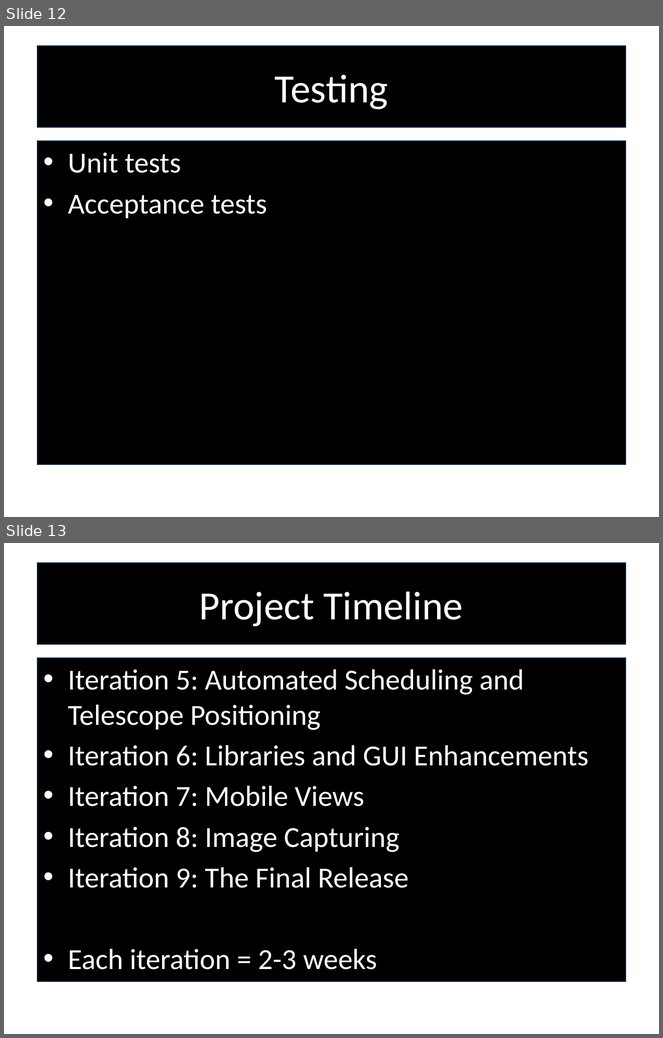
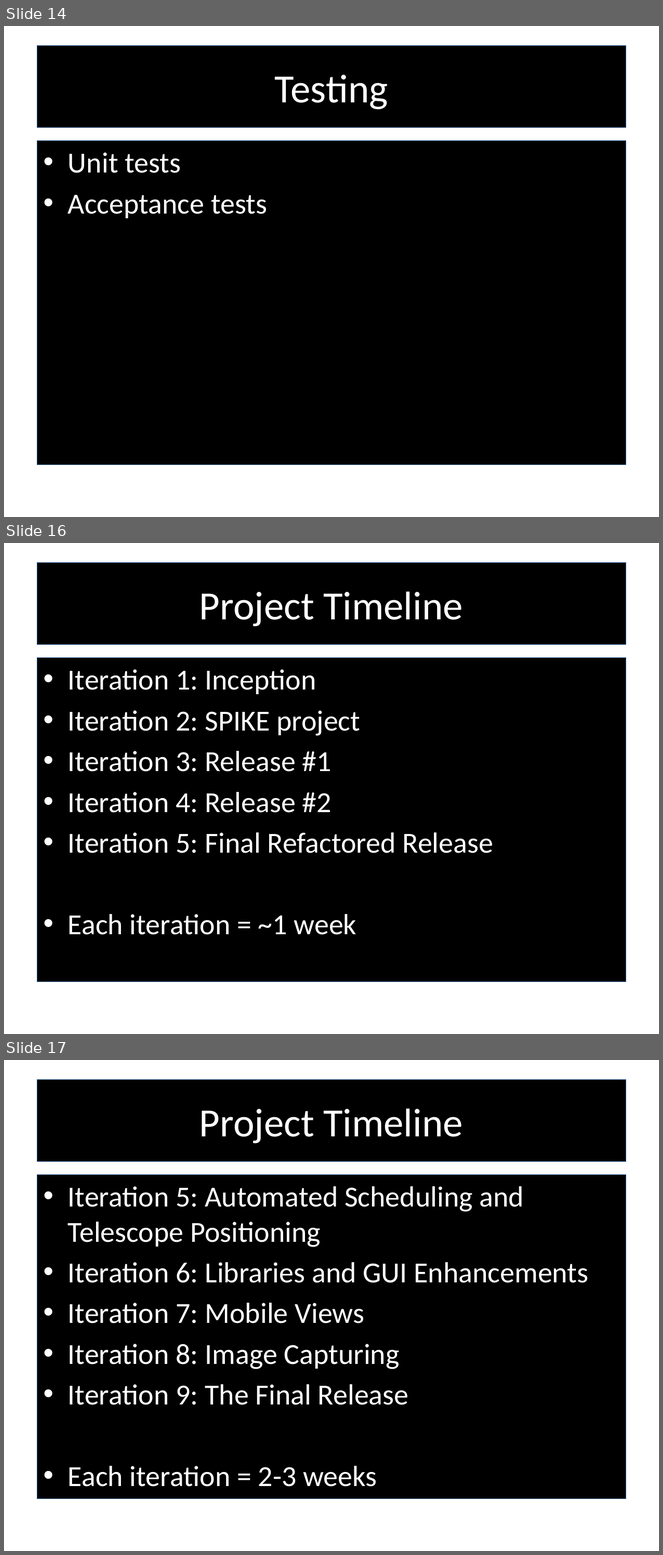
Before and after one commit to RedTeamCOSC470/Documentation, a slide deck: Stargazer_Presentation_Semester2.pptx. Shown one above the other, each under a label of ours: slides 12 and 13 before the commit, slides 14, 16 and 17 after it; the slides between them are not shown. The pictures are 663x1038 and 663x1555 pixels, drawn with LibreOffice and Linux fonts; fonts in the diff are those of the drawing; background and template pictures are left out. Boxes give left, top, right and bottom in pixels: in the first picture for what was removed or moved away, otherwise in the second. Text is boxed around its words. In the diff, an @@ line names an element or a change of style, - is before the commit and + after.

```diff
--- a/Stargazer_Presentation_Semester2.pptx
+++ b/Stargazer_Presentation_Semester2.pptx
@@ slide 16 added at (x1=4, y1=543, x2=659, y2=1034), background picture (left out) @@
@@ title added at (x1=37, y1=563, x2=626, y2=644), fill #000000, outline #4F81BD 0.75 pt, 44 pt, text #FFFFFF @@
+Project Timeline
@@ text added at (x1=37, y1=657, x2=626, y2=982), fill #000000, outline #4F81BD 0.75 pt, 32 pt, text #FFFFFF @@
+• Iteration 1: Inception
+• Iteration 2: SPIKE project
+• Iteration 3: Release #1
+• Iteration 4: Release #2
+• Iteration 5: Final Refactored Release
+• Each iteration = ~1 week
@@ what was slide 12 is now slide 14 @@
@@ what was slide 13 is now slide 17 @@
```
Also in this commit, not shown: 6 slides changed, 3 other slides added, 1 other file.
